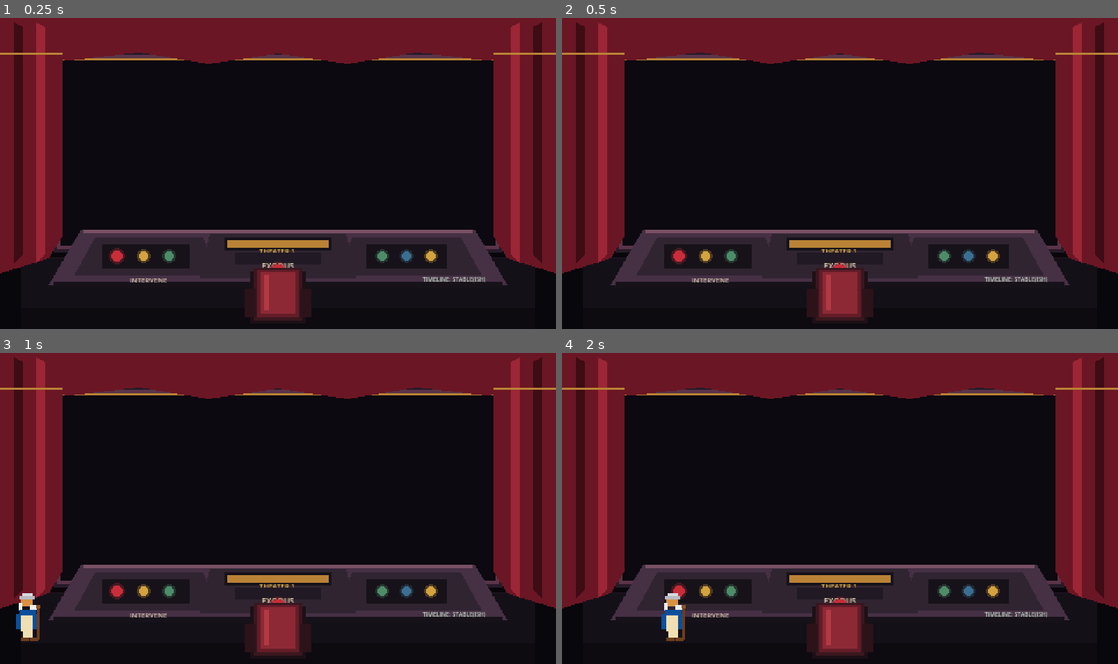
Above: before the commit, frames 1-4 (two rows, left to right).
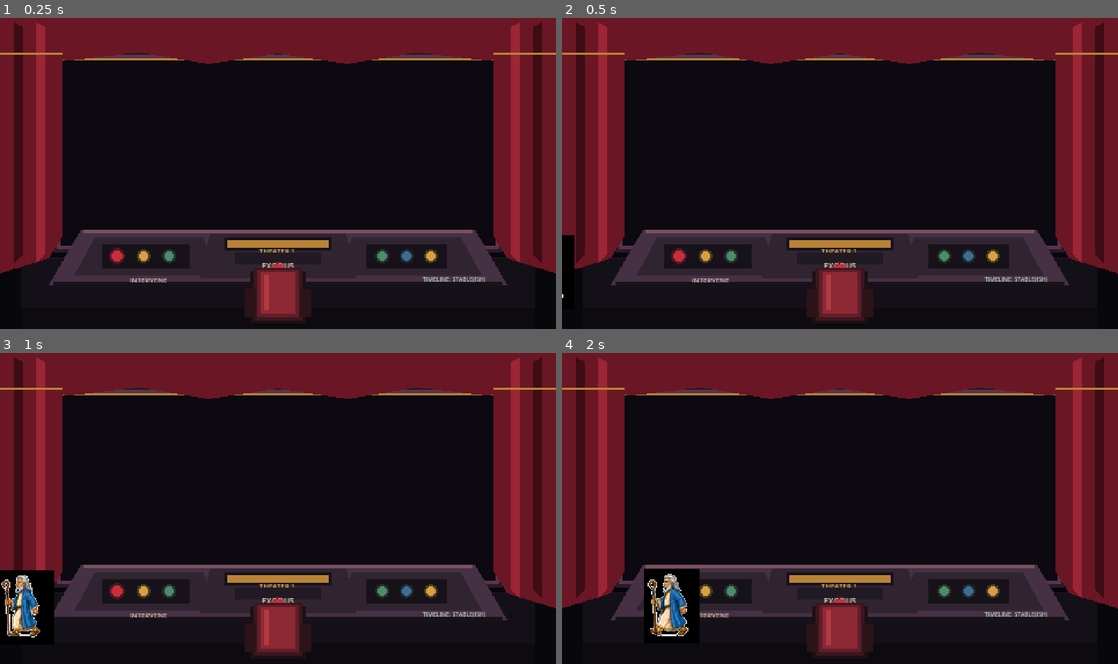
Above: after the commit, the same moments.

Repository: badmrfrosty313/the-bible-sort-of
Game: Godot game, scene res://scenes/theater/theater.tscn
Same seed, same stepped clock (60 frames per second), same inputs: the game is played once before the commit and once after it.
Inputs:
- Up to frame 1 (0.25 s): no input
- Up to frame 2 (0.5 s): no input
- Up to frame 3 (1 s): no input
- Up to frame 4 (2 s): no input

Frame 1 is identical in both runs. In frame 2, 0.3% of the frame differs, in the area x 0-3%, y 69-90%; in frame 3, 1.6%; in frame 4, 2.0%, in the area x 14-25%, y 69-93%.

Commit message:
Pixelate Father walk cycle at native game scale

Diff:
--- a/scripts/father_pixel.gd
+++ b/scripts/father_pixel.gd
@@ -5,12 +5,12 @@
 
 @export var walk_speed: float = 72.0
 
-const STAND_TEXTURE := preload("res://art/characters/father_pixel/father_stand.svg")
-const WALK_1_TEXTURE := preload("res://art/characters/father_pixel/father_walk_1.svg")
-const WALK_2_TEXTURE := preload("res://art/characters/father_pixel/father_walk_2.svg")
-const WALK_3_TEXTURE := preload("res://art/characters/father_pixel/father_walk_3.svg")
-const WALK_4_TEXTURE := preload("res://art/characters/father_pixel/father_walk_4.svg")
-const SIT_BACK_TEXTURE := preload("res://art/characters/father_pixel/father_sit_back.svg")
+const MOVEMENT_SHEET := preload("res://art/characters/father_movement_sheet/father_movement_sheet.png")
+const SIT_BACK_TEXTURE := preload("res://art/characters/father/father_sit_back.svg")
+const FRAME_SIZE := Vector2i(48, 64)
+const STAND_OFFSET_Y := -32.0
+const WALK_OFFSET_Y := -32.0
+const SIT_OFFSET_Y := -31.0
 
 var state: State = State.IDLE
 var character_sprite: Sprite2D
@@ -18,37 +18,74 @@
 var walk_elapsed: float = 0.0
 var walk_frame: int = 0
 var idle_elapsed: float = 0.0
-var walk_textures: Array[Texture2D] = [WALK_1_TEXTURE, WALK_2_TEXTURE, WALK_3_TEXTURE, WALK_4_TEXTURE]
+var stand_texture: Texture2D
+var walk_textures: Array[Texture2D] = []
 
 func _ready() -> void:
 	var old_sprite := get_node_or_null("Sprite2D") as Sprite2D
 	if old_sprite != null:
 		old_sprite.visible = false
+	_build_pixel_frames()
 	character_sprite = Sprite2D.new()
+	character_sprite.name = "CharacterSprite"
 	character_sprite.texture_filter = CanvasItem.TEXTURE_FILTER_NEAREST
-	character_sprite.position = Vector2(0, -24)
+	character_sprite.centered = true
 	add_child(character_sprite)
 	stand()
 
+func _build_pixel_frames() -> void:
+	stand_texture = _extract_pixel_frame(Rect2i(70, 36, 245, 310))
+	walk_textures.clear()
+	walk_textures.append(_extract_pixel_frame(Rect2i(65, 382, 245, 305)))
+	walk_textures.append(_extract_pixel_frame(Rect2i(300, 382, 245, 305)))
+	walk_textures.append(_extract_pixel_frame(Rect2i(540, 382, 245, 305)))
+	walk_textures.append(_extract_pixel_frame(Rect2i(780, 382, 245, 305)))
+	walk_textures.append(_extract_pixel_frame(Rect2i(1020, 382, 245, 305)))
+	walk_textures.append(_extract_pixel_frame(Rect2i(1260, 382, 260, 305)))
+
+func _extract_pixel_frame(region: Rect2i) -> Texture2D:
+	var source: Image = MOVEMENT_SHEET.get_image()
+	var cropped: Image = source.get_region(region)
+	cropped.resize(FRAME_SIZE.x, FRAME_SIZE.y, Image.INTERPOLATE_LANCZOS)
+	for y in range(cropped.get_height()):
+		for x in range(cropped.get_width()):
+			var c: Color = cropped.get_pixel(x, y)
+			if c.r > 0.94 and c.g > 0.94 and c.b > 0.94:
+				cropped.set_pixel(x, y, Color(0, 0, 0, 0))
+			else:
+				var levels: float = 6.0
+				c.r = round(c.r * levels) / levels
+				c.g = round(c.g * levels) / levels
+				c.b = round(c.b * levels) / levels
+				c.a = 1.0
+				cropped.set_pixel(x, y, c)
+	return ImageTexture.create_from_image(cropped)
+
 func _process(delta: float) -> void:
+	if character_sprite == null:
+		return
 	if state == State.WALKING:
 		walk_elapsed += delta
-		walk_frame = int(floor(walk_elapsed * 8.0)) % walk_textures.size()
-		character_sprite.texture = walk_textures[walk_frame]
-		character_sprite.position.y = -24.0 + (1.0 if walk_frame % 2 == 1 else 0.0)
+		var next_frame: int = int(floor(walk_elapsed * 9.0)) % walk_textures.size()
+		if next_frame != walk_frame:
+			walk_frame = next_frame
+			character_sprite.texture = walk_textures[walk_frame]
+		character_sprite.position.y = WALK_OFFSET_Y + (1.0 if walk_frame % 2 == 1 else 0.0)
 	elif state == State.WATCHING:
 		idle_elapsed += delta
-		character_sprite.position.y = -24.0 + (1.0 if int(idle_elapsed * 1.7) % 4 == 3 else 0.0)
+		character_sprite.position.y = SIT_OFFSET_Y + (1.0 if int(idle_elapsed * 1.7) % 4 == 3 else 0.0)
 
-func _show(texture: Texture2D) -> void:
+func _show(texture: Texture2D, y_offset: float) -> void:
+	if character_sprite == null:
+		return
 	character_sprite.texture = texture
 	character_sprite.flip_h = facing_left
-	character_sprite.position = Vector2(0, -24)
+	character_sprite.position = Vector2(0, y_offset)
 
 func move_to(target_position: Vector2) -> void:
 	state = State.WALKING
-	var start_position := global_position
-	var distance := start_position.distance_to(target_position)
+	var start_position: Vector2 = global_position
+	var distance: float = start_position.distance_to(target_position)
 	if distance <= 0.5:
 		global_position = target_position
 		_finish_walk()
@@ -56,11 +93,12 @@
 	facing_left = target_position.x < start_position.x
 	walk_elapsed = 0.0
 	walk_frame = 0
-	_show(walk_textures[0])
-	var duration := distance / walk_speed
-	var elapsed := 0.0
+	_show(walk_textures[0], WALK_OFFSET_Y)
+	var duration: float = distance / walk_speed
+	var elapsed: float = 0.0
 	while elapsed < duration:
-		elapsed += get_process_delta_time()
+		var frame_delta: float = get_process_delta_time()
+		elapsed += frame_delta
 		global_position = start_position.lerp(target_position, clampf(elapsed / duration, 0.0, 1.0))
 		await get_tree().process_frame
 	global_position = target_position
@@ -68,7 +106,9 @@
 
 func _finish_walk() -> void:
 	state = State.STANDING
-	_show(STAND_TEXTURE)
+	walk_elapsed = 0.0
+	walk_frame = 0
+	_show(stand_texture, STAND_OFFSET_Y)
 
 func enter_from_left(entrance_position: Vector2, target_position: Vector2) -> void:
 	global_position = entrance_position
@@ -92,23 +132,25 @@
 
 func stand() -> void:
 	state = State.STANDING
-	_show(STAND_TEXTURE)
+	idle_elapsed = 0.0
+	_show(stand_texture, STAND_OFFSET_Y)
 
 func sit() -> void:
 	state = State.SITTING
 	facing_left = false
-	_show(SIT_BACK_TEXTURE)
+	idle_elapsed = 0.0
+	_show(SIT_BACK_TEXTURE, SIT_OFFSET_Y)
 
 func watch_stage() -> void:
 	state = State.WATCHING
 	facing_left = false
 	idle_elapsed = 0.0
-	_show(SIT_BACK_TEXTURE)
+	_show(SIT_BACK_TEXTURE, SIT_OFFSET_Y)
 
 func react() -> void:
 	state = State.REACTING
-	_show(STAND_TEXTURE)
+	_show(stand_texture, STAND_OFFSET_Y)
 
 func idle() -> void:
 	state = State.IDLE
-	_show(STAND_TEXTURE)
+	_show(stand_texture, STAND_OFFSET_Y)
